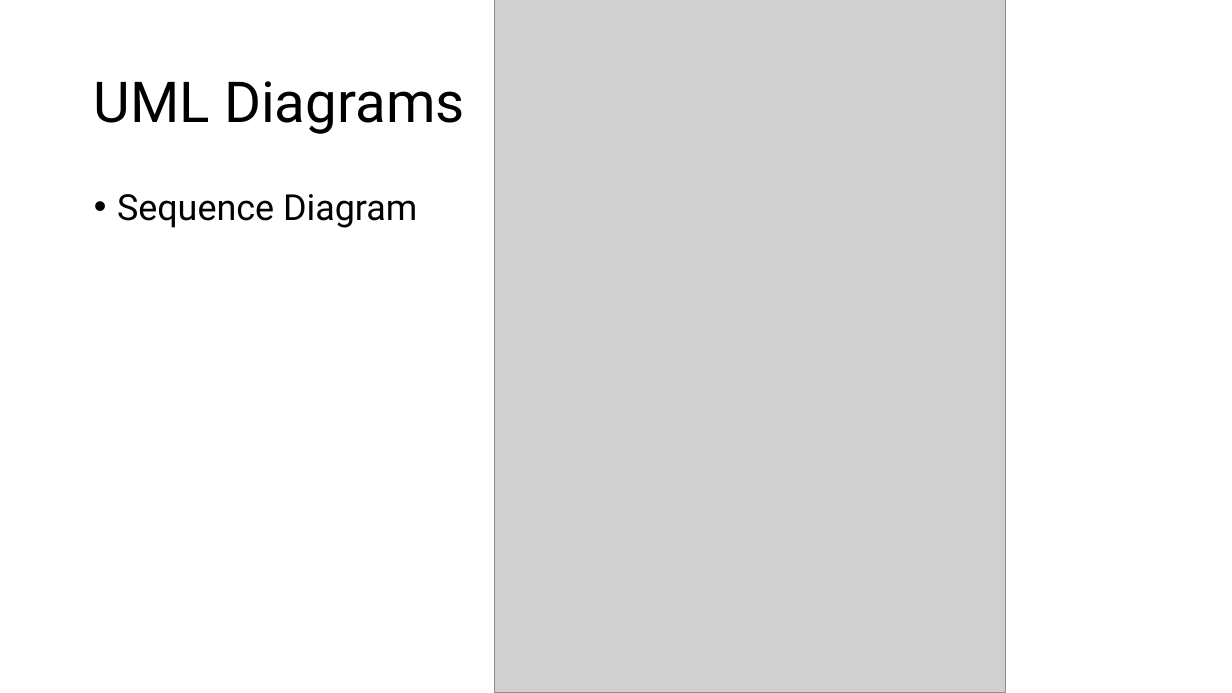
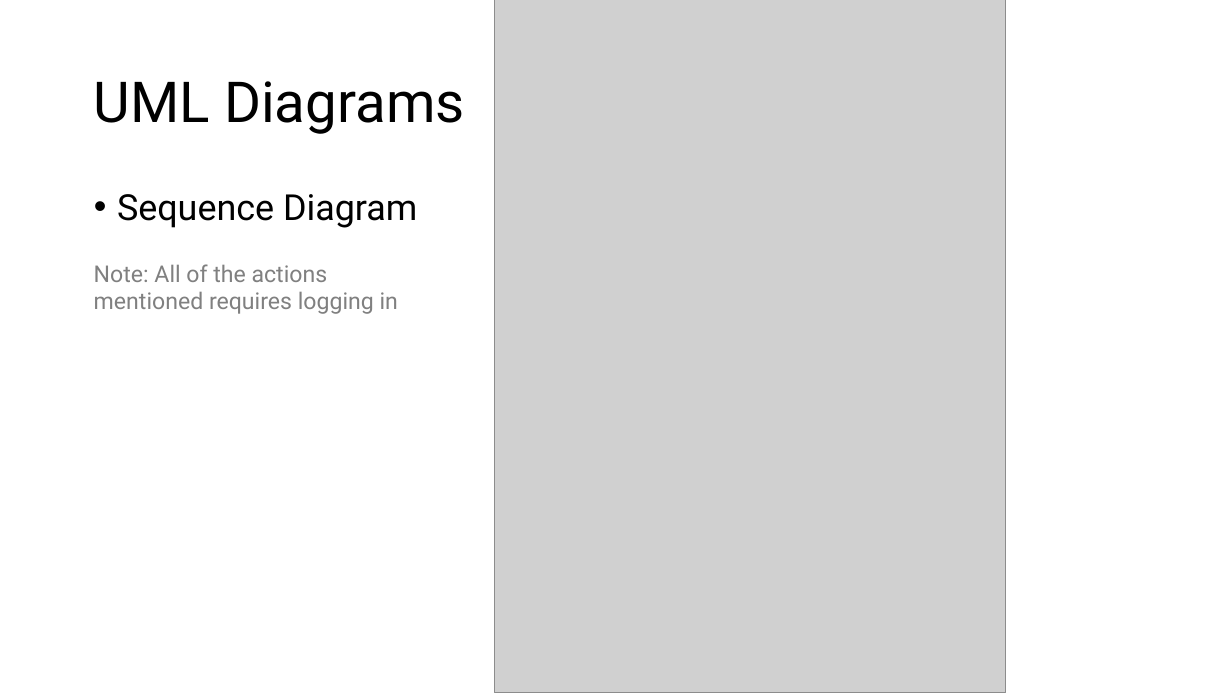
Before and after one commit to Lumineskz/project-ii-main, a slide deck: slide 14 of Slides/Proposal Defense.pptx. Drawn at 1232x693 pixels with LibreOffice and Linux fonts; fonts in the diff are those of the drawing; grey boxes stand for pictures. Boxes give left, top, right and bottom in pixels: in the first picture for what was removed or moved away, otherwise in the second. Text is boxed around its words. In the diff, an @@ line names an element or a change of style, - is before the commit and + after.

```diff
--- a/Slides/Proposal Defense.pptx
+++ b/Slides/Proposal Defense.pptx
@@ text added at box(94, 264, 398, 314), 18 pt, text #808080 @@
+Note: All of the actions mentioned requires logging in
```
Also in this commit, not shown: 4 other slides changed, 8 other files.
